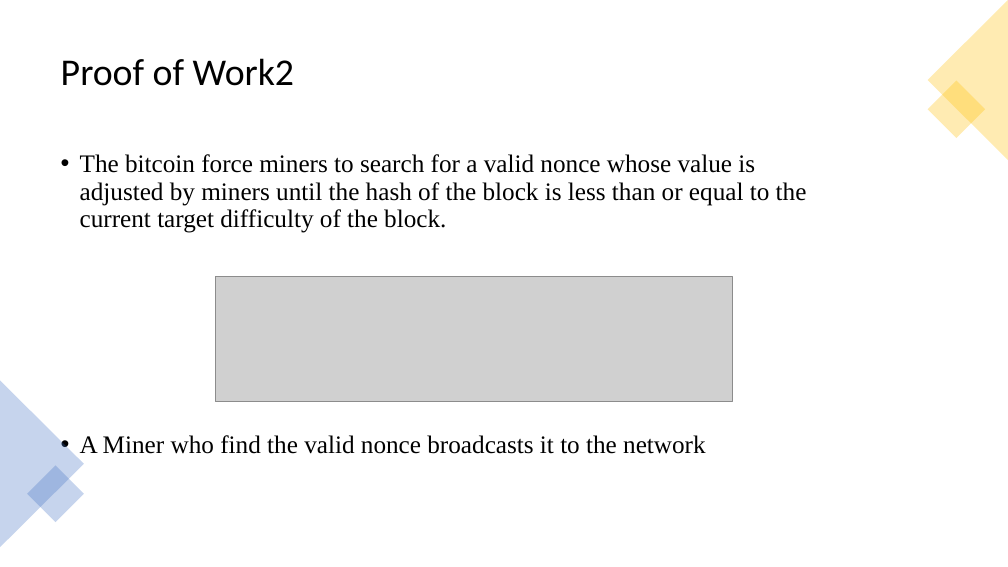
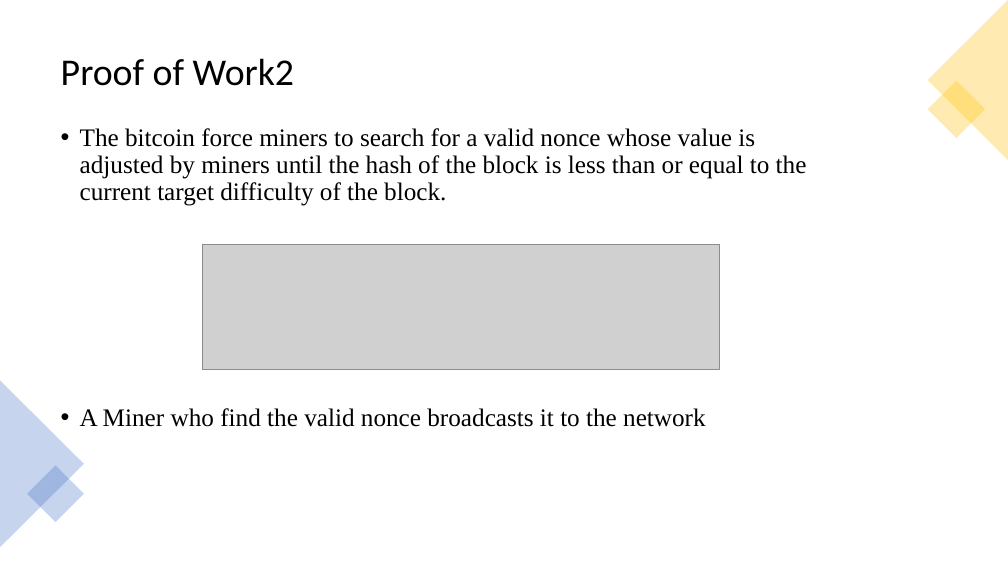
Before and after one commit to hikasenworkspace/stock_study, a slide deck: slide 22 of blockchain/bitcoin.pptx. Drawn at 1008x567 pixels with LibreOffice and Linux fonts; fonts in the diff are those of the drawing; grey boxes stand for pictures. Boxes give left, top, right and bottom in pixels: in the first picture for what was removed or moved away, otherwise in the second. Text is boxed around its words. In the diff, an @@ line names an element or a change of style, - is before the commit and + after.

```diff
--- a/blockchain/bitcoin.pptx
+++ b/blockchain/bitcoin.pptx
@@ text "The bitcoin force miners to ..." moved from (x1=80, y1=154, x2=807, y2=454) to (x1=80, y1=128, x2=807, y2=427) @@
@@ picture moved from (x1=216, y1=277, x2=733, y2=402) to (x1=203, y1=244, x2=720, y2=370) @@
```
Also in this commit, not shown: 4 other slides changed, 1 slide added, 1 slide removed, 1 other file.
